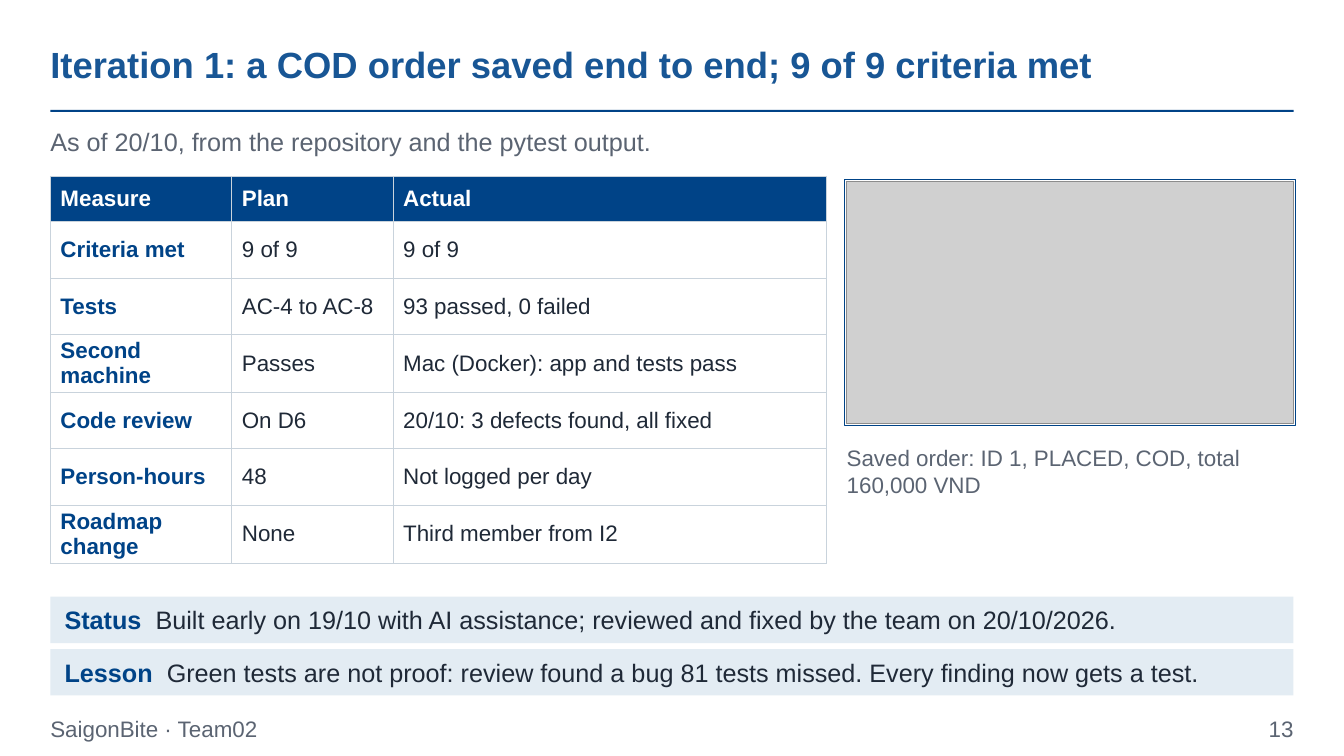
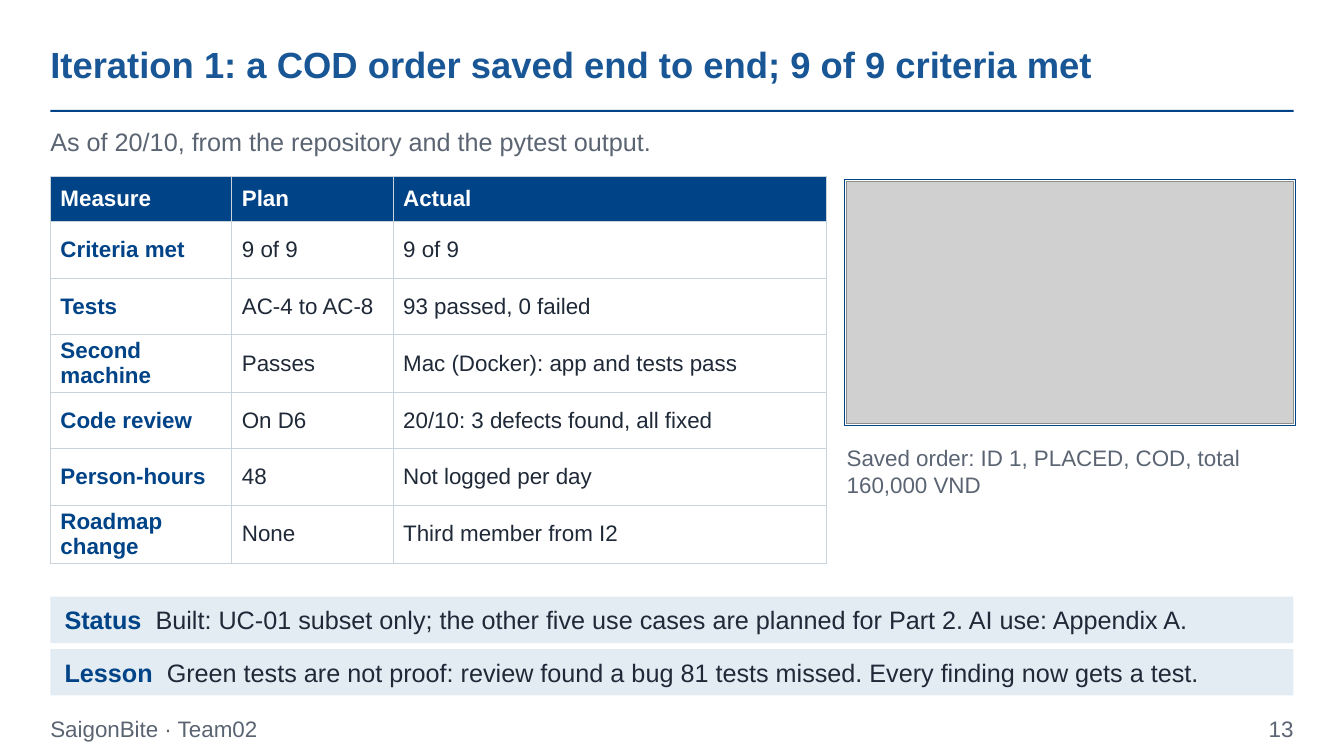
Before and after one commit to Dat071104/SaigonBite, a slide deck: slide 13 of docs/part1/Team02_Proposal_Slides_for_SaigonBite.pptx. Drawn at 1344x756 pixels with LibreOffice and Linux fonts; fonts in the diff are those of the drawing; grey boxes stand for pictures. Boxes give left, top, right and bottom in pixels: in the first picture for what was removed or moved away, otherwise in the second. Text is boxed around its words. In the diff, an @@ line names an element or a change of style, - is before the commit and + after.

```diff
--- a/docs/part1/Team02_Proposal_Slides_for_SaigonBite.pptx
+++ b/docs/part1/Team02_Proposal_Slides_for_SaigonBite.pptx
@@ text at <box>65,610,1187,635</box>: text changed @@
-Status Built early on 19/10 with AI assistance; reviewed and fixed by the team on 20/10/2026.
+Status Built: UC-01 subset only; the other five use cases are planned for Part 2. AI use: Appendix A.
```
Also in this commit, not shown: 3 other slides changed, 3 other files.
